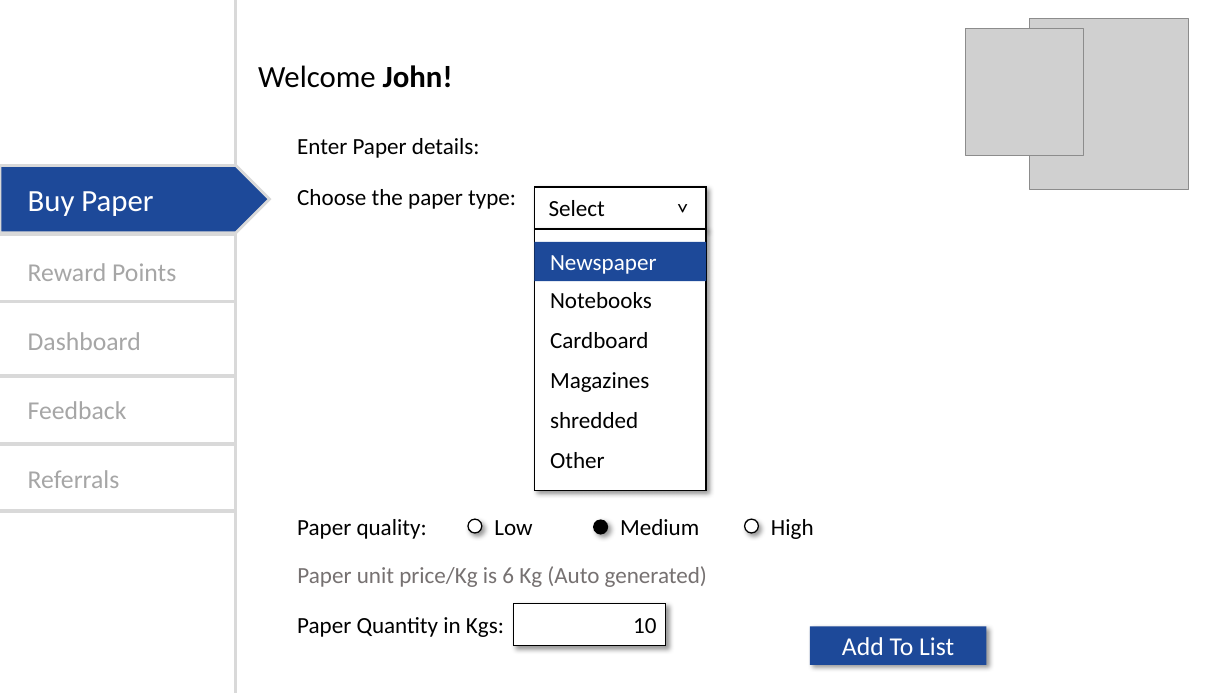
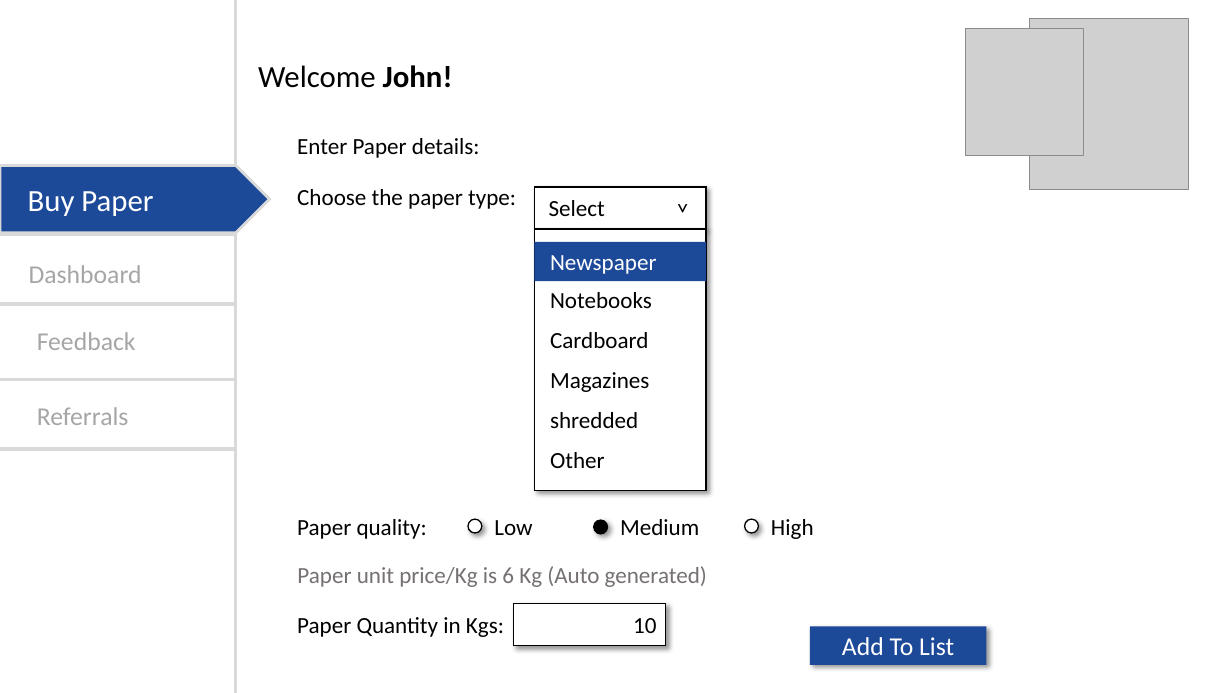
Before and after one commit to Rahul29111993/SATVA, a slide deck: slide 4 of Angular/assets/Satva-BuyPaper.pptx (slide 5 before the commit). Drawn at 1232x693 pixels with LibreOffice and Linux fonts; fonts in the diff are those of the drawing; grey boxes stand for pictures. Boxes give left, top, right and bottom in pixels: in the first picture for what was removed or moved away, otherwise in the second. Text is boxed around its words. In the diff, an @@ line names an element or a change of style, - is before the commit and + after.

```diff
--- a/Angular/assets/Satva-BuyPaper.pptx
+++ b/Angular/assets/Satva-BuyPaper.pptx
@@ text "Dashboard": place and size @@
-text "Dashboard" at bbox=[28, 332, 141, 350]
+text "Dashboard" at bbox=[29, 265, 142, 283]
@@ text removed at bbox=[28, 263, 176, 281] @@
-Reward Points
@@ line moved from (0, 376) - (236, 376) to (0, 304) - (236, 304) @@
@@ line removed from (0, 301) to (236, 301) @@
@@ text "Feedback": place and size @@
-text "Feedback" at bbox=[28, 401, 127, 419]
+text "Feedback" at bbox=[37, 332, 136, 350]
@@ line moved from (0, 445) - (236, 445) to (0, 380) - (234, 380) @@
@@ text "Referrals": place and size @@
-text "Referrals" at bbox=[28, 470, 120, 488]
+text "Referrals" at bbox=[37, 407, 129, 425]
@@ line moved from (0, 511) - (236, 511) to (0, 449) - (236, 449) @@
```
Also in this commit, not shown: 8 other slides changed, 1 slide removed, 34 other files.
